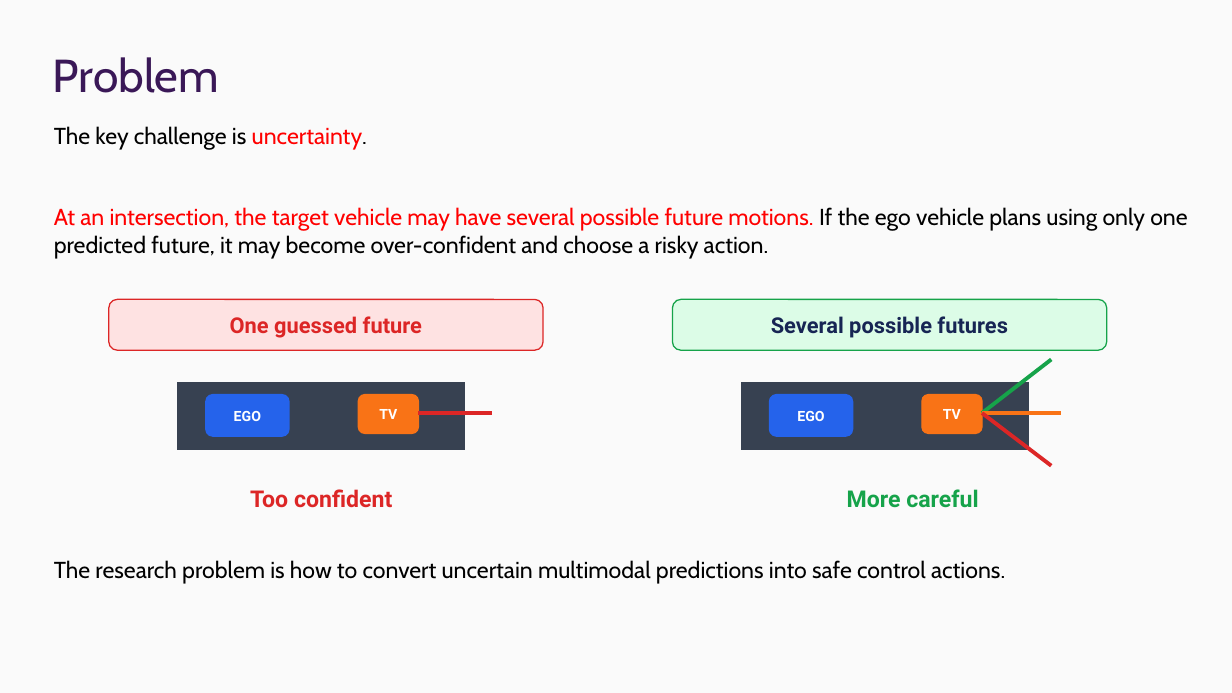
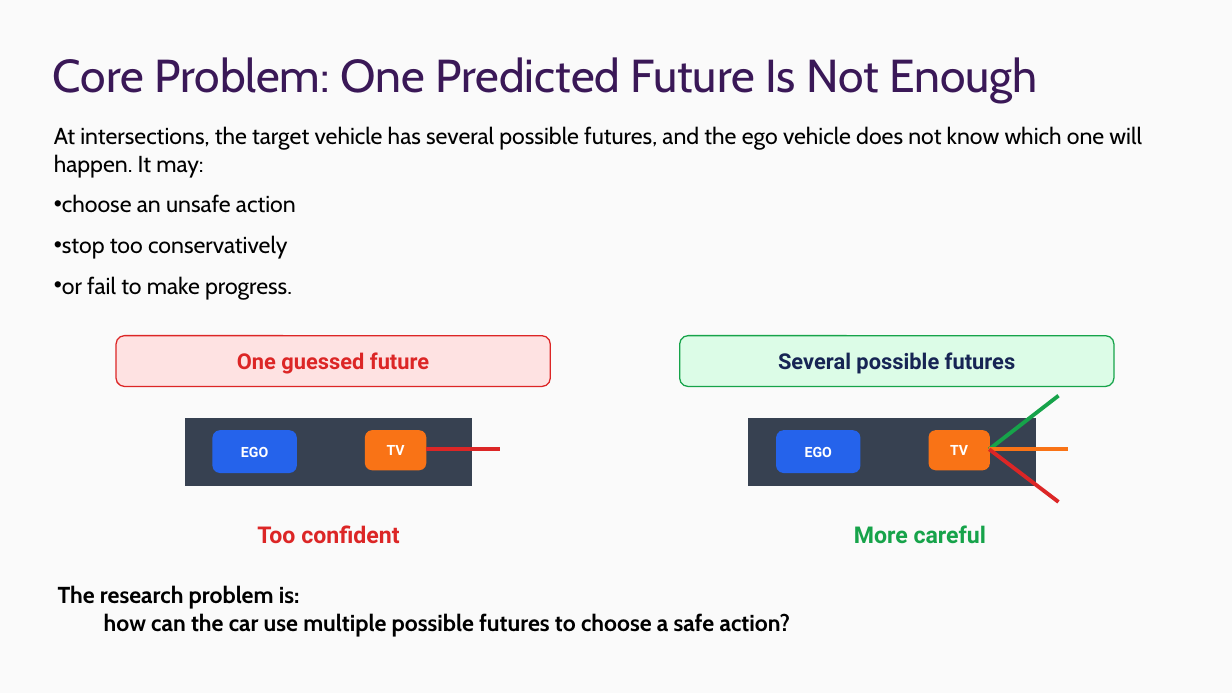
Before and after one commit to ChrisXiejq/Research-Project-IMLS, a slide deck: slide 4 of docs/presentation/25027138 - Presentation.pptx. Drawn at 1232x693 pixels with LibreOffice and Linux fonts; fonts in the diff are those of the drawing; background and template pictures are left out. Boxes give left, top, right and bottom in pixels: in the first picture for what was removed or moved away, otherwise in the second. Text is boxed around its words. In the diff, an @@ line names an element or a change of style, - is before the commit and + after.

```diff
--- a/docs/presentation/25027138 - Presentation.pptx
+++ b/docs/presentation/25027138 - Presentation.pptx
@@ title at bbox=[53, 57, 1038, 103]: text changed @@
-Problem
+Core Problem: One Predicted Future Is Not Enough
@@ text at bbox=[54, 126, 1142, 300]: text changed @@
-The key challenge is uncertainty.
-At an intersection, the target vehicle may have several possible future motions. If the ego vehicle plans using only one predicted future, it may become over-confident and choose a risky action.
-The research problem is how to convert uncertain multimodal predictions into safe control actions.
+At intersections, the target vehicle has several possible futures, and the ego vehicle does not know which one will happen. It may:
+• choose an unsafe action
+• stop too conservatively
+• or fail to make progress.
@@ 5 rounded rectangles, 2 texts, 1 line: place and size @@
-5 rounded rectangles, 2 texts, 1 line at bbox=[109, 299, 1107, 508]
+5 rounded rectangles, 2 texts, 1 line at bbox=[116, 335, 1115, 544]
@@ 3 lines, 2 rectangles, 1 rounded rectangle: place and size @@
-3 lines, 2 rectangles, 1 rounded rectangle at bbox=[178, 360, 1061, 466]
+3 lines, 2 rectangles, 1 rounded rectangle at bbox=[186, 396, 1068, 502]
@@ text added at bbox=[58, 585, 791, 637], 18 pt, text #000000, bold @@
+The research problem is:
+how can the car use multiple possible futures to choose a safe action?
```
Also in this commit, not shown: 6 other slides changed, 1 other file.
